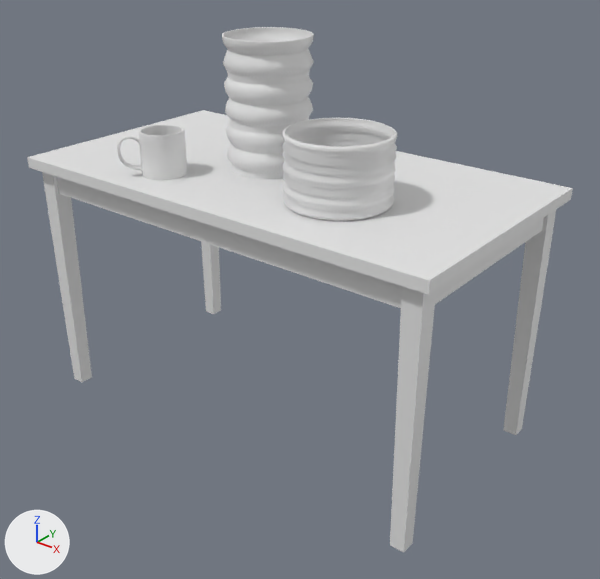
Two versions of the OBJ model PathTracer/input/scene2.obj, one commit apart.
Camera for both pictures: a 50 mm camera at (6.82, -8.21, 3.45) aimed at (0.34, -0.12, -1.57). The axes (+X, +Y, +Z) are drawn at lower left. The lights are the same throughout. Where no turn or scale is listed for an object, it has been applied to the vertices.

The first picture shows 'Mug_coffee_mug', 'Table_old_wooden_table_Mesh', 'Vase_short_vase015', 'Vase_tall_vase002'.
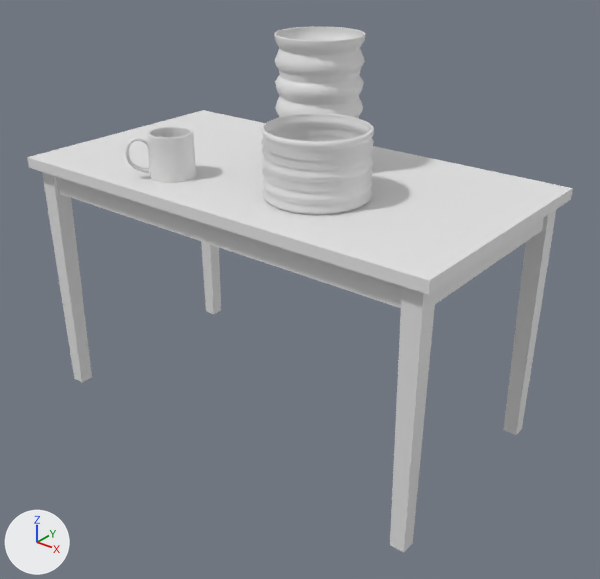
The edits, one by one:
me_mug_coffee_mug has 1179 vertices, 2358 faces and spans x -1.577..-0.918, y -1.54..-0.747, z 0.008..0.608.
me_mug_coffee_mug is used by ob_mug_coffee_mug; location (0.0, 0.0, 0.0).
me_mug_coffee_mug part 1: the whole mesh is moved by (0.163, 0.0, 0.0).
me_vase_short_vase015 has 2162 vertices, 4320 faces and spans x 0.585..1.915, y -1.182..0.154, z 0.009..0.893.
me_vase_short_vase015 is used by ob_vase_short_vase015; location (0.0, 0.0, 0.0).
me_vase_short_vase015 part 2: the whole mesh is moved by (-0.324, 0.0, 0.0).
Mesh me_vase_tall is new.
It has 1772 vertices, 3540 faces and spans x -0.4..0.76, y -0.09..1.08, z 0.0..1.76.
Object 'Vase_tall_vase002' (ob_vase_tall_vase002) is deleted.
Object 'Vase_tall' (ob_vase_tall) is new; it shows me_vase_tall.
Its location is (0.0, 0.0, 0.0).

Location of each change, [x1, y1, x2, y2] in pixels of the pictures (600 x 579 px):
'Vase_short_vase015', mesh moved: before [282, 118, 397, 221]; after [261, 113, 374, 214]
'Vase_tall_vase002', deleted: before [222, 27, 314, 179]
'Vase_tall', added: after [274, 26, 366, 119]
'Mug_coffee_mug', mesh moved: before [117, 124, 187, 180]; after [125, 126, 196, 183]
